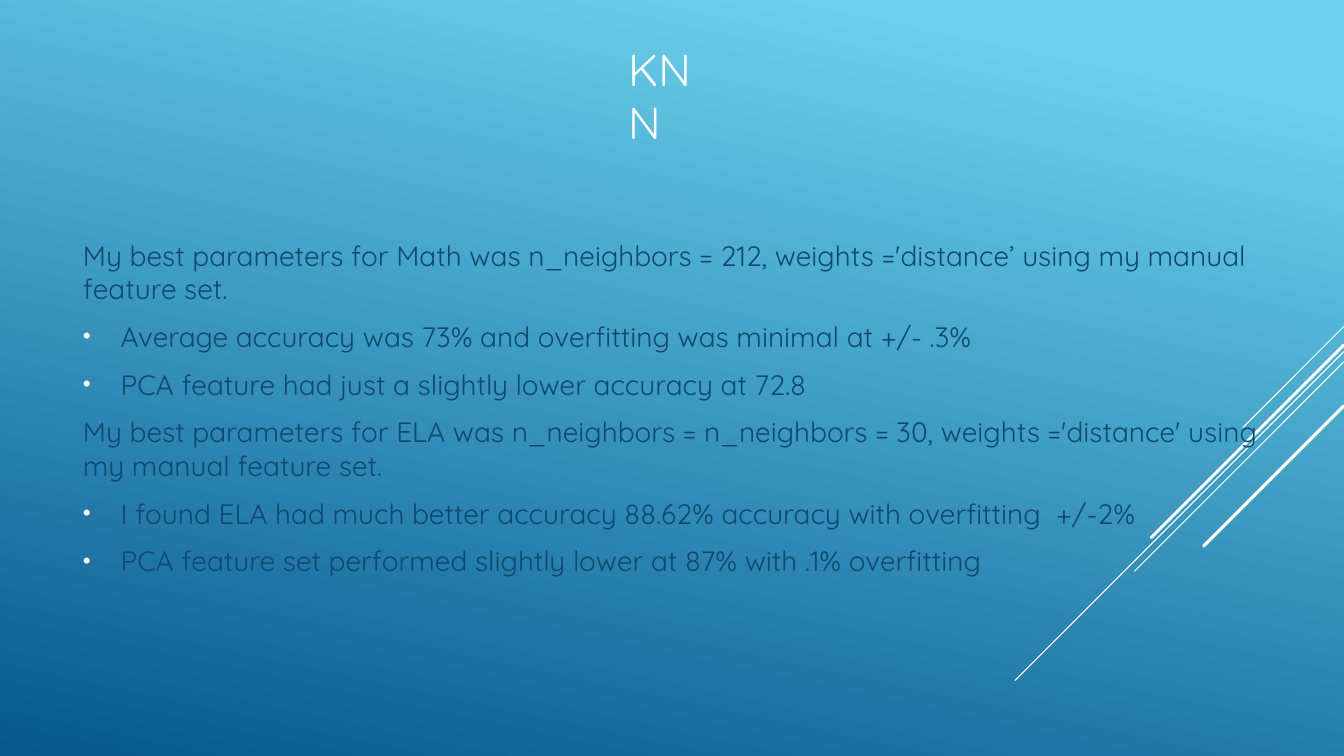
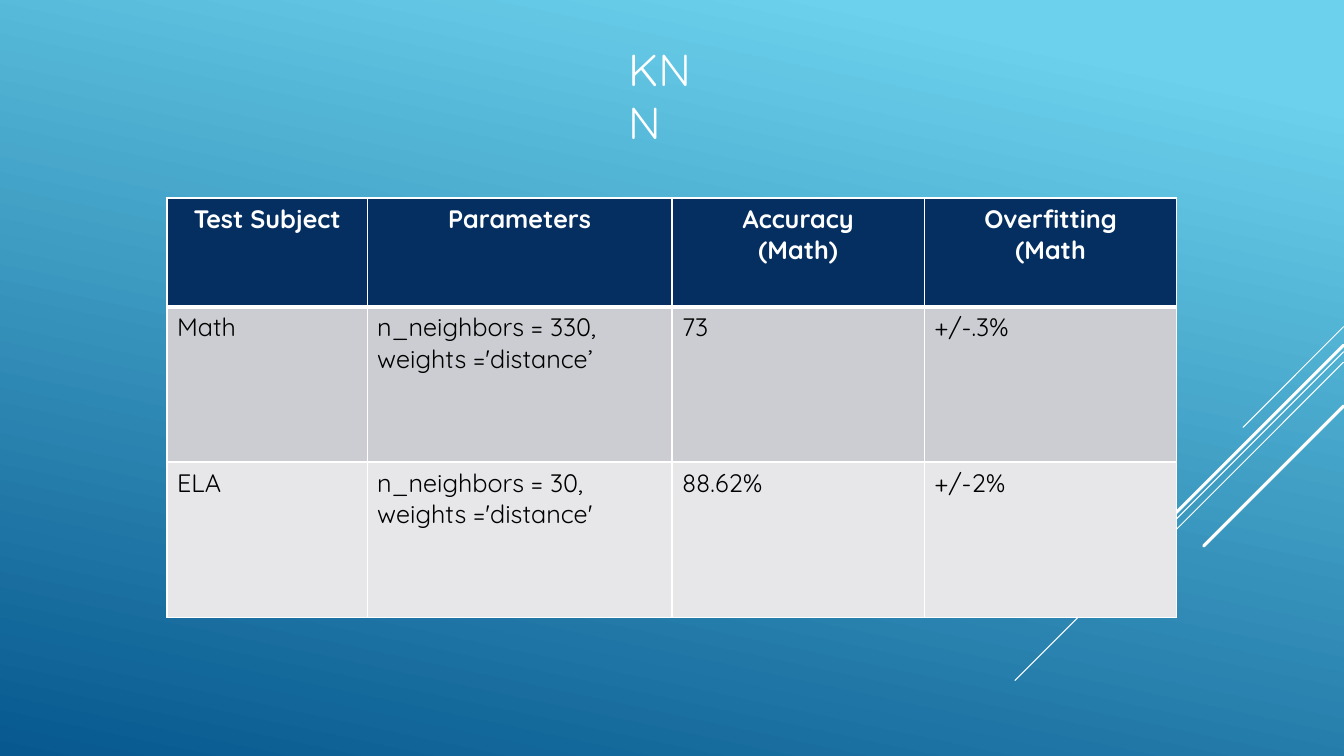
Before and after one commit to efuller11/Thinkful, a slide deck: slide 14 of New York Education System capstone.pptx (slide 13 before the commit). Drawn at 1344x756 pixels with LibreOffice and Linux fonts; fonts in the diff are those of the drawing. Boxes give left, top, right and bottom in pixels: in the first picture for what was removed or moved away, otherwise in the second. Text is boxed around its words. In the diff, an @@ line names an element or a change of style, - is before the commit and + after.

```diff
--- a/New York Education System capstone.pptx
+++ b/New York Education System capstone.pptx
@@ table added at box(167, 198, 1177, 617), 3 rows, 4 columns @@
+Test Subject | Parameters | Accuracy / (Math) | Overfitting / (Math
+Math | n_neighbors = 330, weights ='distance’ | 73 | +/-.3%
+ELA | n_neighbors = 30, weights ='distance' | 88.62% | +/-2%
@@ text removed at box(83, 245, 1257, 576) @@
-My best parameters for Math was n_neighbors = 212, weights ='distance’ using my manual feature set.
-• Average accuracy was 73% and overfitting was minimal at +/- .3%
-• PCA feature had just a slightly lower accuracy at 72.8
-My best parameters for ELA was n_neighbors = n_neighbors = 30, weights ='distance' using my manual feature set.
-• I found ELA had much better accuracy 88.62% accuracy with overfitting +/-2%
-• PCA feature set performed slightly lower at 87% with .1% overfitting
```
Also in this commit, not shown: 21 other slides changed, 1 slide added, 1 other file.
